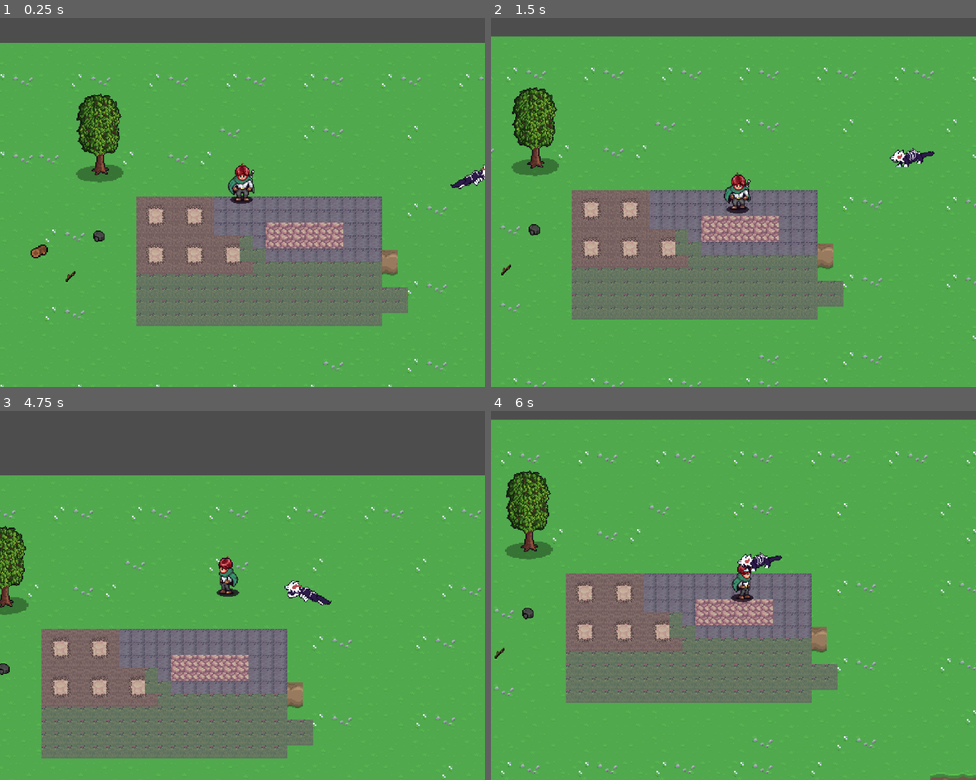
Above: before the commit, frames 1-4 (two rows, left to right).
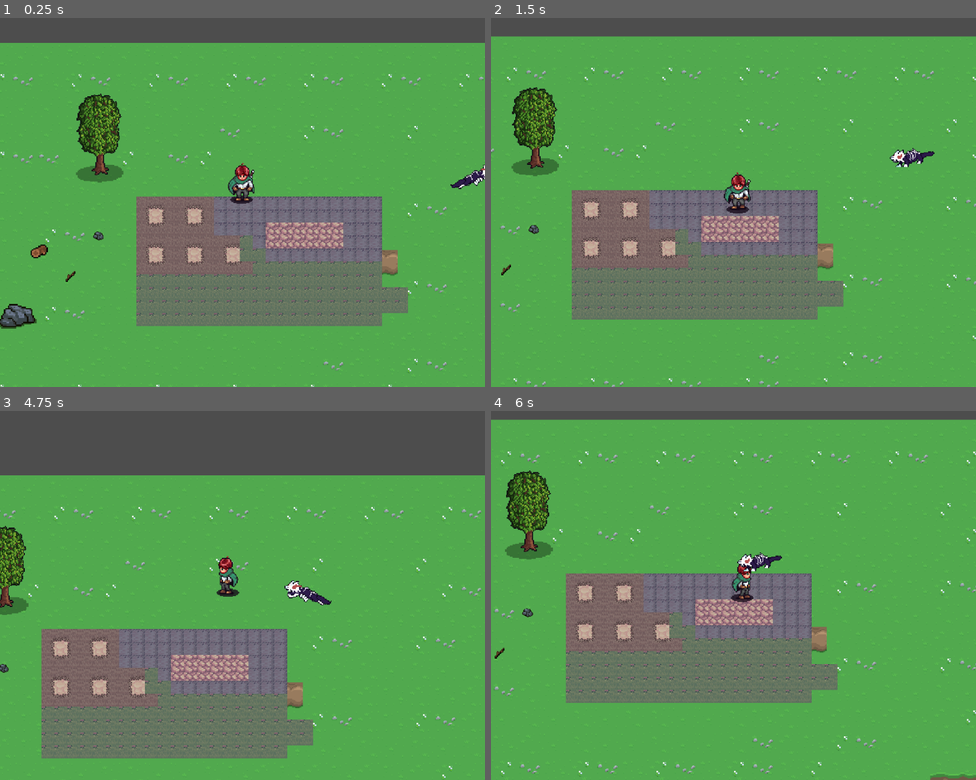
Above: after the commit, the same moments.

Repository: Asidi120/Project_Game_Dev_Mindbreak
Game: Godot game, scene res://gameboard.tscn
The game is run twice, just before and just after one commit, with the same random seed, the same clock (stepped at 60 frames per second) and the same inputs.
Inputs (mouse positions are in pixels of both pictures, inside the frame that each line leads up to):
- Up to frame 1 (0.25 s): no input
- Up to frame 2 (1.5 s): move the mouse to (840, 180) at 0.52 s; hold D (right) 0.53-1.28 s; click (840, 180) at 0.6 s; move the mouse to (636, 217) at 1.27 s; hold S (down) from 1.28 s (still down); tap F (pick_up) at 1.35 s
- Up to frame 3 (4.75 s): move the mouse to (291, 506) at 2.02 s; release S (down) at 2.03 s; hold D (right) 2.03-2.78 s; hold Shift (sprint) 2.03-2.78 s; move the mouse to (218, 665) at 2.77 s; hold W (up) 2.78-3.53 s; click (218, 665) at 2.85 s; move the mouse to (388, 647) at 3.52 s; hold A (left) from 3.53 s (still down); tap F (pick_up) at 3.6 s; move the mouse to (97, 536) at 4.27 s; tap Shift (sprint) at 4.35 s
- Up to frame 4 (6 s): move the mouse to (757, 591) at 5.02 s; release A (left) at 5.03 s; hold S (down) 5.03-5.78 s; click (757, 591) at 5.1 s; move the mouse to (660, 495) at 5.77 s; hold D (right) from 5.78 s (still down); tap F (pick_up) at 5.85 s

The runs differ from the first frame. In frame 1, 0.4% of the frame differs, in the area x 0-22%, y 57-85%; in frame 2, less than 0.1%; in frame 3, less than 0.1%; in frame 4, less than 0.1%.

Commit message:
Dodana skała

Diff:
--- a/Scenes/Items/stone.tscn
+++ b/Scenes/Items/stone.tscn
@@ -1,7 +1,7 @@
 [gd_scene format=3 uid="uid://dre6w3svhd6ko"]
 
 [ext_resource type="Script" uid="uid://cvtmhh1hpljyx" path="res://Scripts/item.gd" id="1_lx5v6"]
-[ext_resource type="Texture2D" uid="uid://b3b521rbrcqhh" path="res://OtherSprites/Items/Items.png" id="2_v5kr6"]
+[ext_resource type="Texture2D" uid="uid://ewclvb7o1os" path="res://OtherSprites/512x1024.png" id="2_lx5v6"]
 
 [sub_resource type="CircleShape2D" id="CircleShape2D_qgar0"]
 radius = 5.0
@@ -13,9 +13,10 @@
 item_name = "Stone"
 
 [node name="Sprite2D" type="Sprite2D" parent="." unique_id=31446442]
-texture = ExtResource("2_v5kr6")
+scale = Vector2(0.120619185, 0.120619155)
+texture = ExtResource("2_lx5v6")
 region_enabled = true
-region_rect = Rect2(31.789541, 79.544655, 15.596979, 16.297966)
+region_rect = Rect2(264.63068, 901.2435, 126.00806, 107.02051)
 
 [node name="CollisionShape2D" type="CollisionShape2D" parent="." unique_id=79536984]
 shape = SubResource("CircleShape2D_qgar0")
--- /dev/null
+++ b/Scenes/StaticStructures/boulder.tscn
@@ -0,0 +1,34 @@
+[gd_scene format=3 uid="uid://0o2u3jdd6y1"]
+
+[ext_resource type="Texture2D" uid="uid://ewclvb7o1os" path="res://OtherSprites/512x1024.png" id="1_g1xk7"]
+[ext_resource type="Script" uid="uid://xihm3wugii01" path="res://Scripts/static_breakable_object.gd" id="1_o0rpx"]
+[ext_resource type="PackedScene" uid="uid://dre6w3svhd6ko" path="res://Scenes/Items/stone.tscn" id="2_xovyd"]
+
+[sub_resource type="RectangleShape2D" id="RectangleShape2D_blcey"]
+size = Vector2(36, 22.5)
+
+[sub_resource type="RectangleShape2D" id="RectangleShape2D_oedoi"]
+size = Vector2(46, 26)
+
+[node name="Boulder" type="StaticBody2D" unique_id=2132276029]
+script = ExtResource("1_o0rpx")
+hits_needed = 5
+object_id = "boulder"
+scene = ExtResource("2_xovyd")
+
+[node name="Sprite2D" type="Sprite2D" parent="." unique_id=713581976]
+position = Vector2(0, -9.536743e-07)
+scale = Vector2(0.42069888, 0.42069882)
+texture = ExtResource("1_g1xk7")
+region_enabled = true
+region_rect = Rect2(131.24261, 545.09814, 126.00806, 93.211426)
+
+[node name="CollisionShape2D" type="CollisionShape2D" parent="." unique_id=520123235]
+position = Vector2(1, -0.25)
+shape = SubResource("RectangleShape2D_blcey")
+
+[node name="Area2D" type="Area2D" parent="." unique_id=1064712434]
+
+[node name="CollisionShape2D" type="CollisionShape2D" parent="Area2D" unique_id=1298316451]
+position = Vector2(0, -3)
+shape = SubResource("RectangleShape2D_oedoi")
--- a/gameboard.tscn
+++ b/gameboard.tscn
@@ -6,8 +6,9 @@
 [ext_resource type="PackedScene" uid="uid://cm00qlqub0neu" path="res://Enemies/Spirit_Wolf/EvilWolf.tscn" id="4_io0k8"]
 [ext_resource type="PackedScene" uid="uid://bhk8wb8aud5hg" path="res://Scenes/Items/wood.tscn" id="4_k3t11"]
 [ext_resource type="PackedScene" uid="uid://dre6w3svhd6ko" path="res://Scenes/Items/stone.tscn" id="5_654c7"]
-[ext_resource type="PackedScene" uid="uid://by20bk2bsvhjj" path="res://Scenes/tree.tscn" id="5_u8jvi"]
+[ext_resource type="PackedScene" uid="uid://by20bk2bsvhjj" path="res://Scenes/StaticStructures/tree.tscn" id="5_u8jvi"]
 [ext_resource type="PackedScene" uid="uid://thfp6dkj2dwq" path="res://Scenes/Items/stick.tscn" id="6_4xq17"]
+[ext_resource type="PackedScene" uid="uid://0o2u3jdd6y1" path="res://Scenes/StaticStructures/boulder.tscn" id="9_j1234"]
 
 [node name="Playground" type="Node2D" unique_id=571104678]
 
@@ -35,3 +36,6 @@
 [node name="Tree" parent="." unique_id=669837160 instance=ExtResource("5_u8jvi")]
 position = Vector2(-174, -73)
 scale = Vector2(1.1599988, 1.1599988)
+
+[node name="Boulder" parent="." unique_id=2132276029 instance=ExtResource("9_j1234")]
+position = Vector2(-279, 148)
Binary file added: OtherSprites/512x1024.png
Not shown, added: OtherSprites/512x1024.png.import
Renamed: Scenes/tree.tscn -> Scenes/StaticStructures/tree.tscn
